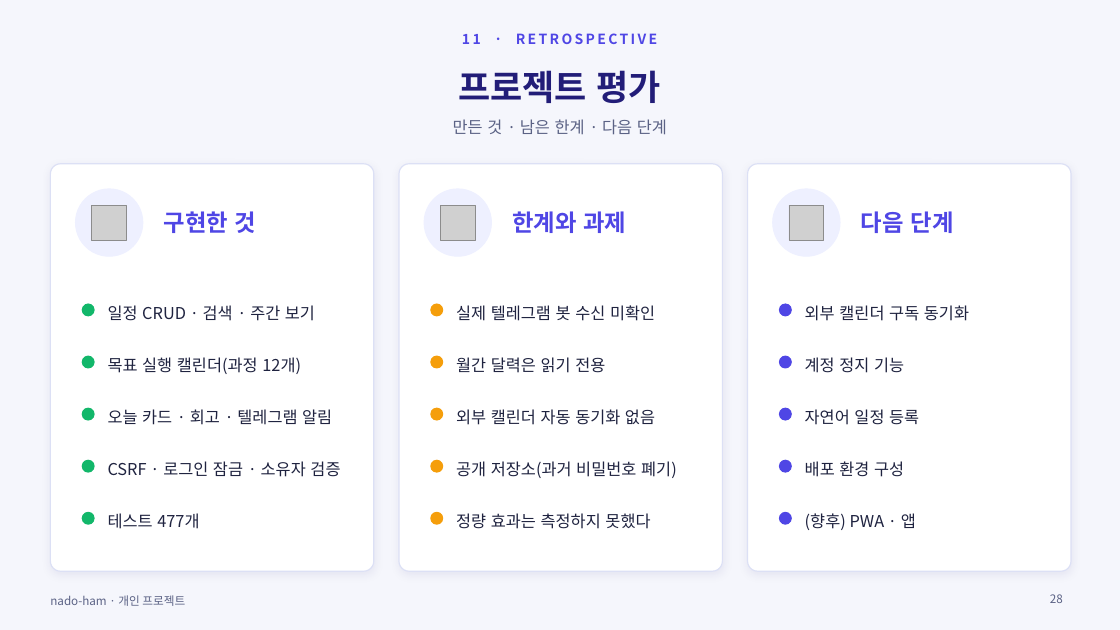
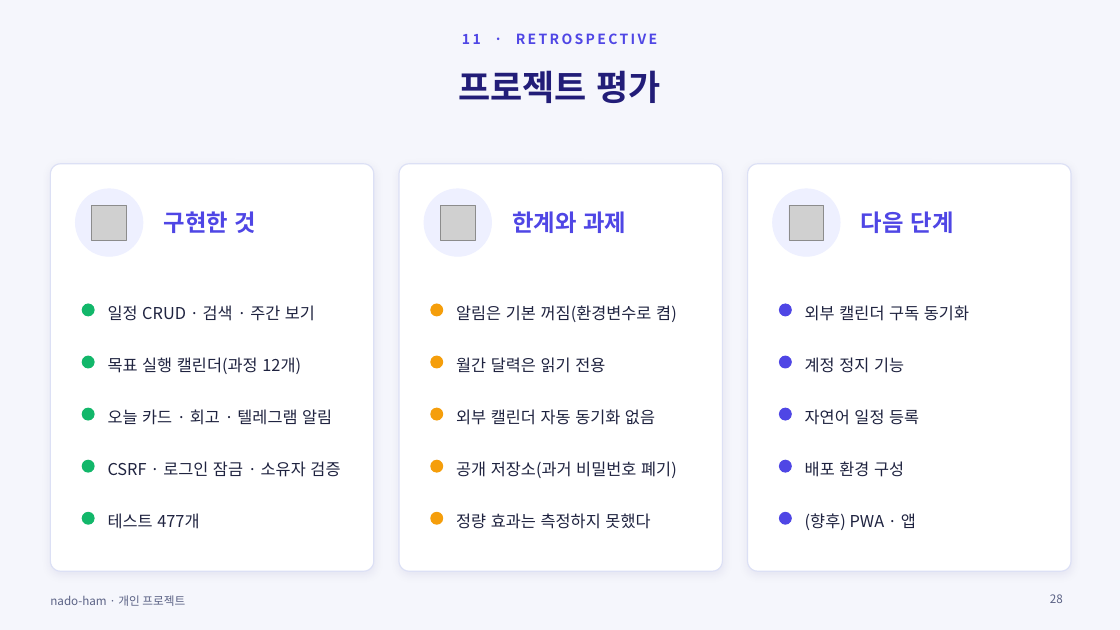
Before and after one commit to ho8566z/nado-ham_word, a slide deck: slide 28 of ppt_output/nado_ham.pptx. Drawn at 1120x630 pixels with LibreOffice and Linux fonts; fonts in the diff are those of the drawing; grey boxes stand for pictures. Boxes give left, top, right and bottom in pixels: in the first picture for what was removed or moved away, otherwise in the second. Text is boxed around its words. In the diff, an @@ line names an element or a change of style, - is before the commit and + after.

```diff
--- a/ppt_output/nado_ham.pptx
+++ b/ppt_output/nado_ham.pptx
@@ text removed at [453,119,667,135] @@
-만든 것 · 남은 한계 · 다음 단계
@@ text at [456,305,677,322]: text changed @@
-실제 텔레그램 봇 수신 미확인
+알림은 기본 꺼짐(환경변수로 켬)
```
Also in this commit, not shown: 15 other slides changed, 34 other files.
